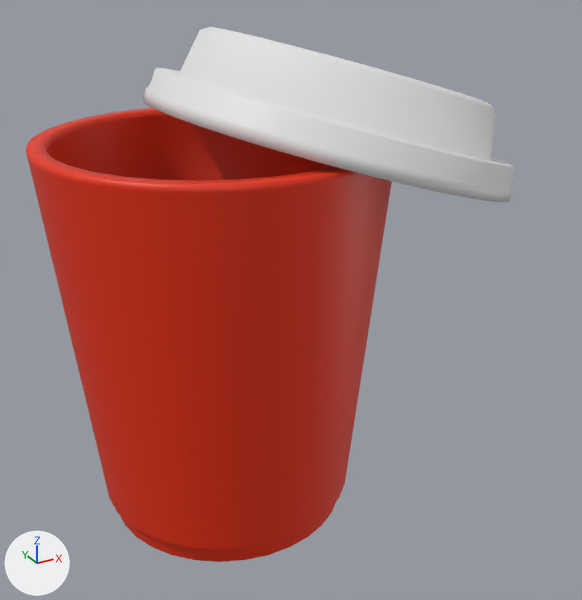
The glTF model assets/model.glb as it was, and as the next commit left it.
Rendered twice from a 50 mm lens placed at (-2.02, -4.37, 2.66), pointed at (0.5, 0.22, 0.37). Every picture has the same lights, and +X, +Y and +Z are marked at lower left. The older version comes first. Both versions are drawn at frame 12 of the action 'hojas'; the numbers are the values there.

Script lines for the objects in view, before the commit:
```python
me_cylinder = bpy.data.meshes.new('Cylinder')
me_cylinder.from_pydata(...)  # 480 vertices, 956 faces; spans x -1.14..1.14, y -1.14..1.14, z -0.96..1.69
me_cylinder.materials.append(mat_vaso)  # red #e72e01
me_cylinder_003 = bpy.data.meshes.new('Cylinder.003')
me_cylinder_003.from_pydata(...)  # 594 vertices, 1184 faces; spans x -1.25..1.25, y -1.3..1.19, z 2.61..3.15
me_cylinder_003.materials.append(mat_tapa)  # white #e7e7e7
me_plane_004 = bpy.data.meshes.new('Plane.004')
me_plane_004.from_pydata(...)  # 241 vertices, 410 faces; spans x -1.435..0.015, y -0.821..0.075, z -0.019..0.201
me_plane_004.materials.append(mat_hojas)  # dark green #276529
me_plane_005 = bpy.data.meshes.new('Plane.005')
me_plane_005.from_pydata(...)  # 241 vertices, 410 faces; spans x -1.435..0.015, y -0.821..0.075, z -0.019..0.201
me_plane_005.materials.append(mat_hojas)  # dark green #276529
ob_cylinder = bpy.data.objects.new('Cylinder', me_cylinder)
ob_cylinder.location = (-0.013, 0.27, -0.118)
ob_cylinder.rotation_euler = (0.0, 0.0, -1.289)  # degrees (0, 0, -74)
ob_cylinder_003 = bpy.data.objects.new('Cylinder.003', me_cylinder_003)
ob_cylinder_003.location = (0.024, 0.281, -1.079)
ob_cylinder_003.rotation_euler = (0.0, 0.296, 0.0)  # degrees (0, 17, 0)
ob_plane_001 = bpy.data.objects.new('Plane.001', me_plane_005)
ob_plane_001.location = (-0.989, 0.174, -1.132)
ob_plane_001.rotation_euler = (0.854, -2.313, -1.079)  # degrees (49, -133, -62)
ob_plane_001.scale = (-0.0011, -0.0011, -0.0011)
ob_plane_002 = bpy.data.objects.new('Plane.002', me_plane_004)
ob_plane_002.parent = ob_empty
ob_plane_002.location = (0.0229, 0.0904, -0.0184)
ob_plane_002.rotation_euler = (0.854, -2.313, -1.079)  # degrees (49, -133, -62)
ob_plane_002.scale = (-0.0011, -0.0011, -0.0011)
```
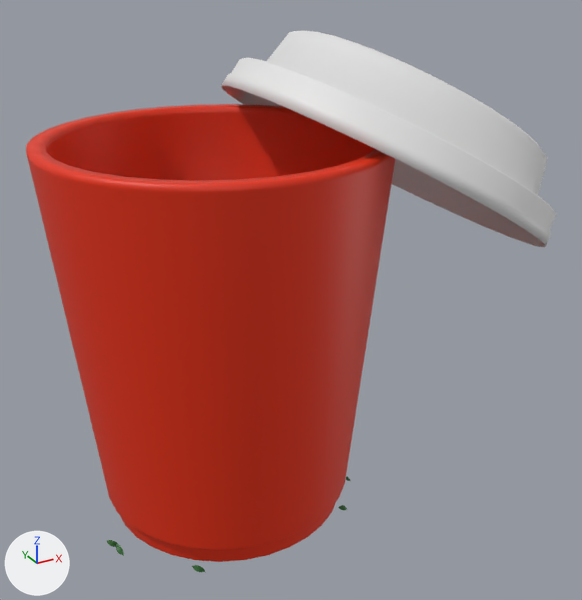
Edits to the scene script, one JSON object a line:
```json
{"op": "set", "path": "ob_cylinder_003.location", "old": "(0.024, 0.281, -1.079)", "new": "(-0.08, 0.282, -1.033)"}
{"op": "set", "path": "ob_cylinder_003.rotation_euler", "old": "(0.0, 0.296, 0.0)", "new": "(-0.000364, 0.526, -0.0077)", "note": "degrees (0, 17, 0) -> degrees (0, 30, -0.4)"}
{"op": "set", "path": "ob_plane_001.scale", "old": "(-0.0011, -0.0011, -0.0011)", "new": "(0.063, 0.063, 0.063)"}
{"op": "set", "path": "ob_plane_002.scale", "old": "(-0.0011, -0.0011, -0.0011)", "new": "(0.063, 0.063, 0.063)"}
```

Changed parts and their boxes [x1, y1, x2, y2] in the pictures (582 x 600 px):
```json
{"object": "Cylinder.003", "change": "moved, turned", "before": [143, 27, 515, 202], "after": [221, 31, 556, 247]}
{"object": "Plane.002", "change": "rescaled", "after": [116, 544, 124, 556], "on screen": "not visible before"}
{"object": "Plane.001", "change": "rescaled", "after": [107, 540, 118, 547], "on screen": "not visible before"}
```
